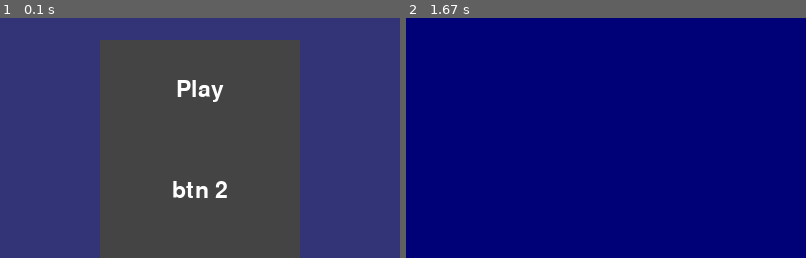
Above: before the commit, frames 1-2 (left to right).
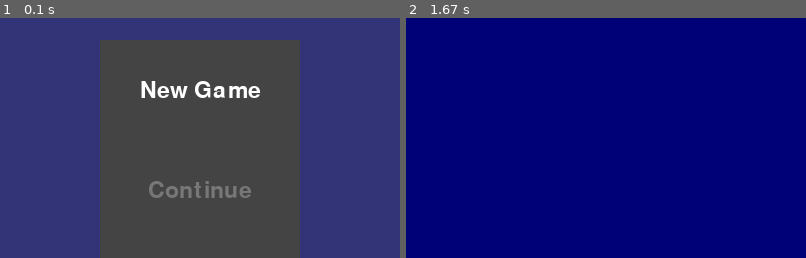
Above: after the commit, the same moments.

Repository: Danya0x07/Ghost-Hunter
Game: pygame game, started from main.py
Two runs of this game, one before a commit and one after it. Both use one fixed random seed, a clock stepped at 60 frames per second and the inputs below.
Inputs (mouse positions are % of the whole screen's width and height, from its top left):
- Up to frame 1 (0.1 s): no input
- Up to frame 2 (1.67 s): click (50, 29) at 0.38 s; hold D 0.67-1.13 s; move the mouse to (46, 54) at 0.7 s; hold W 1.17-1.47 s
The pictures show only the part of the screen within x 25-75%, y 14-64%; the shares and areas given below are measured in that part.

The runs differ from the first frame. In frame 1, 2.1% of the frame differs, in the area x 35-65%, y 25-75%; in frame 2, nothing differs.

Commit message:
Кнопки "New Game" и "Continue", возможность делать кнопки неактивными.

Diff:
--- a/main.py
+++ b/main.py
@@ -1,3 +1,4 @@
+# -*- coding: utf-8 -*-
 from pygame import init, display, quit as quit_game
 
 from scenes import MainScene, Menu
@@ -13,12 +14,15 @@
 
 if __name__ == '__main__':
     screen = init_game()
+    menu = Menu(screen)
     game = MainScene(screen)
-    menu = Menu(screen)
     while True:
         event_code = menu.mainloop()
         if event_code == 'exit':
             quit_game()
             break
-        elif event_code == 'play':
+        elif event_code == 'newgame':
+            game = MainScene(screen)
             game.mainloop()
+        elif event_code == 'continue':
+            game.mainloop()
--- a/objects.py
+++ b/objects.py
@@ -95,12 +95,14 @@
 class Button(Sprite):
     TXT_USUAL_COLOR = Color(BTN_TXT_USUAL_COLOR)
     TXT_SELECTED_COLOR = Color(BTN_TXT_SELECTED_COLOR)
+    TXT_INACTIVE_COLOR = Color(BTN_TXT_INACTIVE_COLOR)
     BG_COLOR = Color(BTN_BG_COLOR)
 
-    def __init__(self, text, id, position, size=(BTN_WIDTH, BTN_HEIGHT)):
+    def __init__(self, text, id, position, size=(BTN_WIDTH, BTN_HEIGHT), active=True):
         super().__init__()
         self.text = text
         self.__id = id
+        self.active = active
         self.font = Font('resources/freesansbold.ttf', BTN_FONT_SIZE)
         self.txt_color = Button.TXT_USUAL_COLOR
         self.txt_image = self.font.render(text, True, self.txt_color, Button.BG_COLOR)
@@ -112,7 +114,7 @@
         self.tile_rect = Rect(position, size)
 
     def check_pressed(self, position):
-        return self.tile_rect.collidepoint(*position)
+        return self.active and self.tile_rect.collidepoint(*position)
 
     def refresh_txt_img(self, txt_color):
         if self.txt_color != txt_color:
@@ -120,6 +122,9 @@
             self.txt_image = self.font.render(self.text, True, txt_color, Button.BG_COLOR)
 
     def update(self, position):
+        if not self.active:
+            self.refresh_txt_img(Button.TXT_INACTIVE_COLOR)
+            return
         if self.tile_rect.collidepoint(*position):
             self.refresh_txt_img(Button.TXT_SELECTED_COLOR)
         else:
--- a/scenes.py
+++ b/scenes.py
@@ -24,20 +24,25 @@
         self.return_code = None
 
     def create_buttons(self):
-        btn_1 = Button("Play", 'play', Button.get_btn_pos(self.frame_btn, 0))
-        btn_2 = Button("btn 2", 'btn_2', Button.get_btn_pos(self.frame_btn, 1))
-        btn_3 = Button("Quit", 'exit', Button.get_btn_pos(self.frame_btn, 2))
-        self.buttons.add(btn_1, btn_2, btn_3)
+        self.btn_play = Button("New Game", 'newgame',      Button.get_btn_pos(self.frame_btn, 0))
+        self.btn_continue = Button("Continue", 'continue', Button.get_btn_pos(self.frame_btn, 1), active=False)
+        self.btn_quit = Button("Quit", 'exit',             Button.get_btn_pos(self.frame_btn, 2))
+        self.buttons.add(self.btn_play, self.btn_continue, self.btn_quit)
+
+    def handle_buttons(self, position):
+        for btn in iter(self.buttons):
+            if btn.check_pressed(position):
+                self.return_code = btn.id
+                print(btn.id)
+                if btn.id == 'newgame':
+                    self.btn_continue.active = True
 
     def check_events(self):
         for e in event.get():
             if e.type == QUIT:
                 self.return_code = 'exit'
             elif e.type == MOUSEBUTTONDOWN:
-                for btn in iter(self.buttons):
-                    if btn.check_pressed(e.pos):
-                        self.return_code = btn.id
-                        print(btn.id)
+                self.handle_buttons(e.pos)
 
     def update_objects(self):
         self.buttons.update(mouse.get_pos())
@@ -56,6 +61,7 @@
             self.clock.tick(60)
             display.update()
         return self.return_code
+
 
 class MainScene:
 
--- a/settings.py
+++ b/settings.py
@@ -6,5 +6,6 @@
 BTN_HEIGHT = 100
 BTN_TXT_USUAL_COLOR = '#FFFFFF'
 BTN_TXT_SELECTED_COLOR = '#FF8888'
+BTN_TXT_INACTIVE_COLOR = '#777777'
 BTN_BG_COLOR = '#444444'
 BTN_FONT_SIZE = 34
